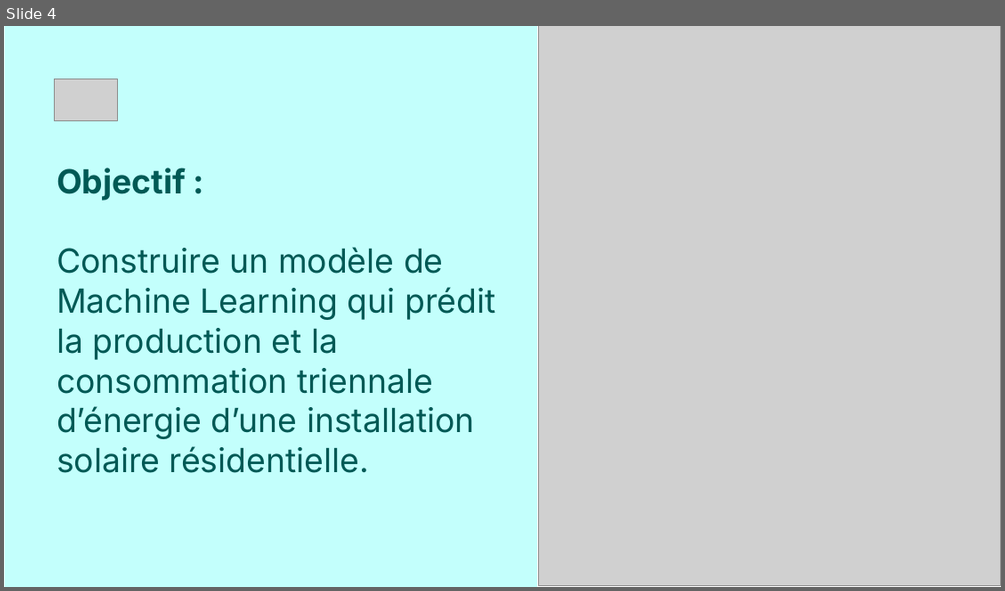
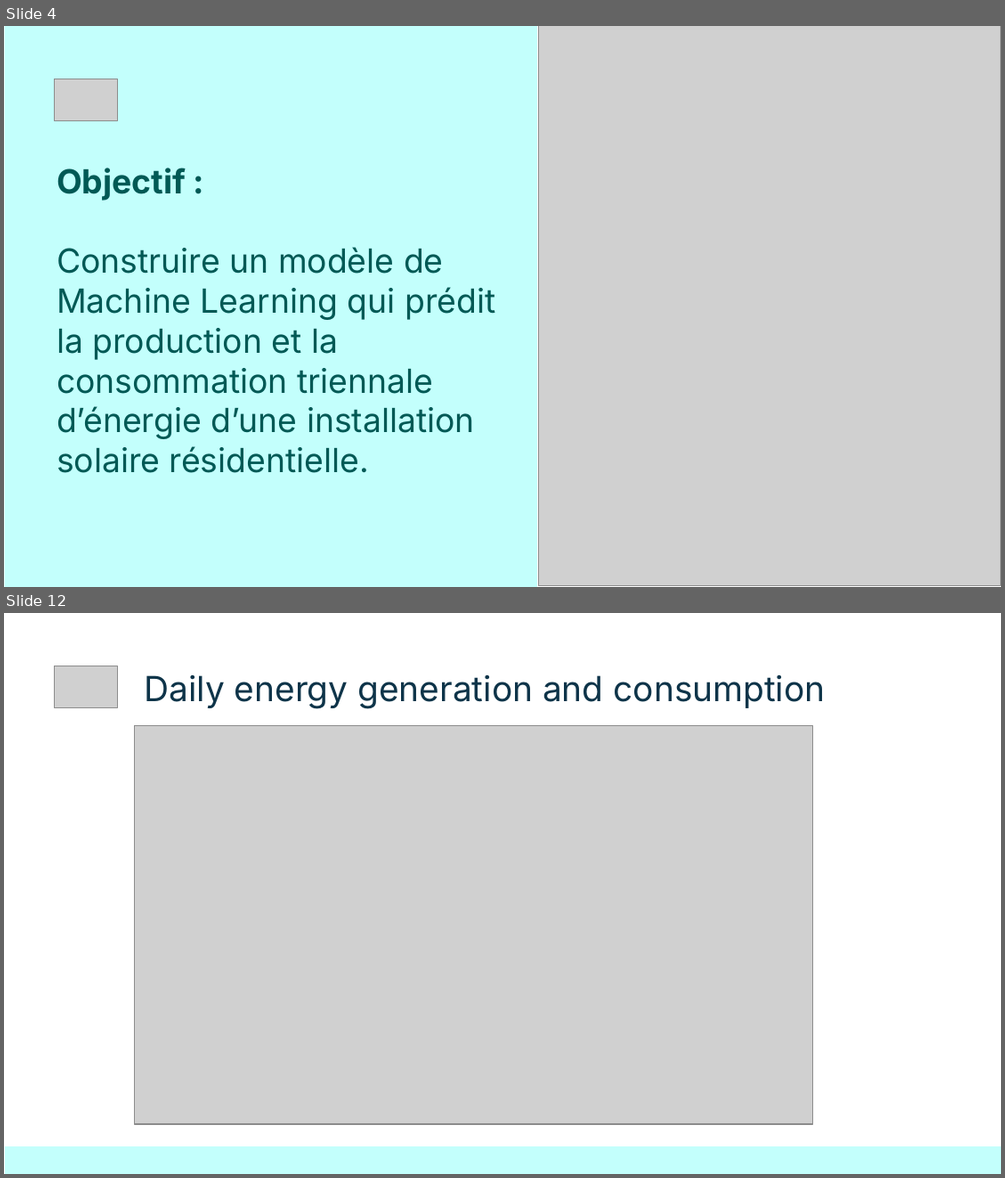
Before and after one commit to baigalmaa-baatar/Predict-energy-consumption, a slide deck: modeling/Final_Project_Slides.pptx. Shown one above the other, each under a label of ours: slide 4 before the commit, slides 4 and 12 after it; the slides between them are not shown. The pictures are 1005x591 and 1005x1178 pixels, drawn with LibreOffice and Linux fonts; fonts in the diff are those of the drawing; grey boxes stand for pictures. Boxes give left, top, right and bottom in pixels: in the first picture for what was removed or moved away, otherwise in the second. Text is boxed around its words. In the diff, an @@ line names an element or a change of style, - is before the commit and + after.

```diff
--- a/modeling/Final_Project_Slides.pptx
+++ b/modeling/Final_Project_Slides.pptx
@@ slide 12 added at (4, 613, 1001, 1174), background #FFFFFF @@
@@ picture added at (55, 666, 118, 707) @@
@@ title added at (144, 674, 825, 709), 25 pt, text #0E3449 @@
+Daily energy generation and consumption
@@ picture added at (134, 726, 811, 1123) @@
@@ rectangle added at (5, 1146, 1001, 1173), fill #C3FFFC @@
```
Also in this commit, not shown: 5 slides changed, 18 other slides added, 3 slides removed.
